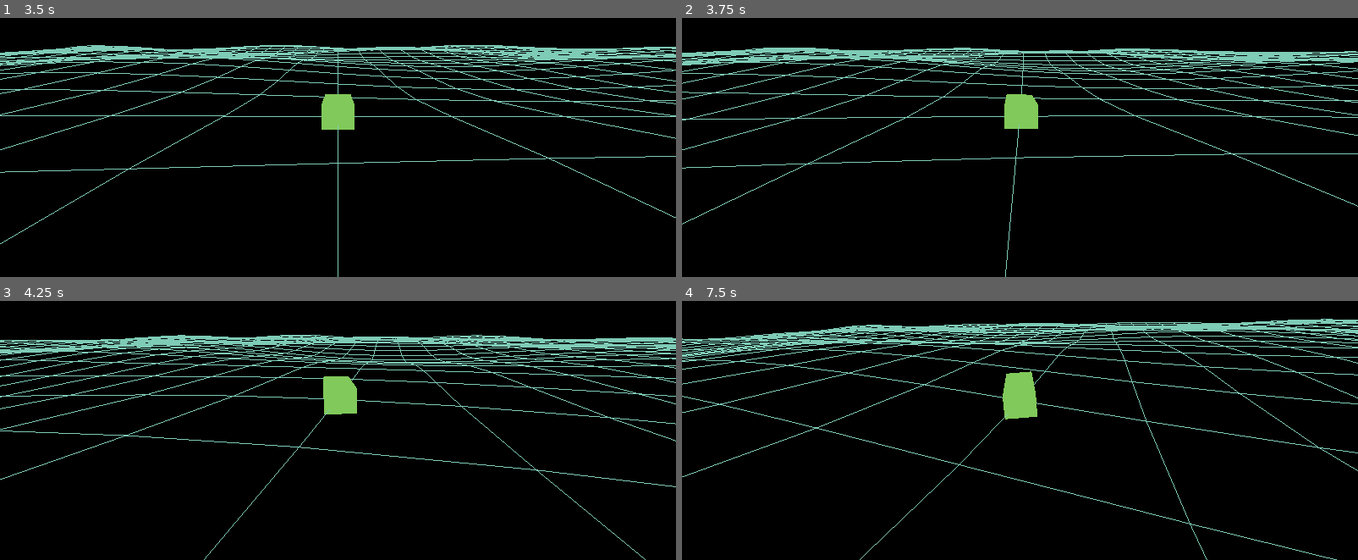
Above: before the commit, frames 1-4 (two rows, left to right).
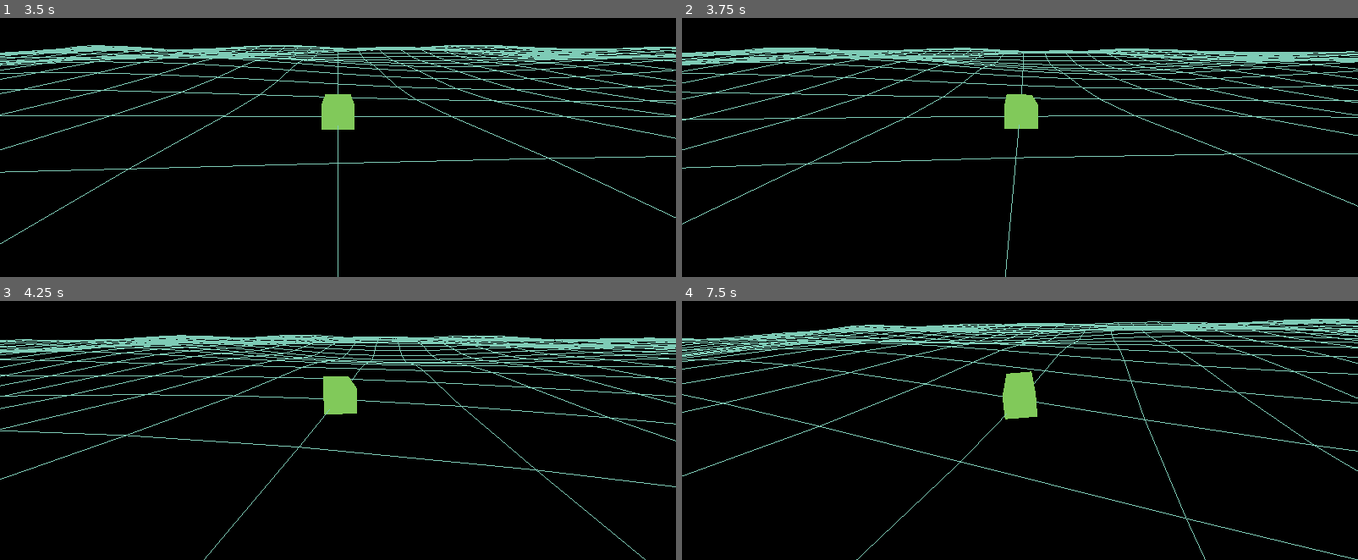
Above: after the commit, the same moments.

Repository: kieranajp/FATHOM.EXE
Game: Godot game, scene res://scenes/Main.tscn
The game is run twice, just before and just after one commit, with the same random seed, the same clock (stepped at 60 frames per second) and the same inputs.
Inputs (mouse positions are in pixels of both pictures, inside the frame that each line leads up to):
- Up to frame 1 (3.5 s): tap Enter at 0.5 s; move the mouse to (486, 67) at 0.52 s; hold W (sail_up) 0.53-1.25 s; hold Space (aim) 0.53-1.25 s; click (486, 67) at 0.67 s; drag from (202, 106) to (304, 163) at 1.27 s; move the mouse to (outside the picture) at 2.02 s; hold W (sail_up) 2.03-2.75 s; hold 2 (ammo_chain) 2.03-2.75 s; drag from (304, 163) to (135, 30) at 2.77 s
- Up to frame 2 (3.75 s): move the mouse to (1222, 144) at 3.52 s; hold S (sail_down) from 3.53 s (still down); hold A (steer_port) from 3.53 s (still down)
- Up to frame 3 (4.25 s): keep holding S (sail_down); keep holding A (steer_port)
- Up to frame 4 (7.5 s): release S (sail_down) at 4.25 s; release A (steer_port) at 4.25 s; drag from (817, 313) to (outside the picture) at 4.27 s; move the mouse to (1053, 370) at 5.02 s; hold S (sail_down) 5.03-5.75 s; hold Shift 5.03-5.75 s; click (1053, 370) at 5.17 s; drag from (outside the picture) to (884, 389) at 5.77 s; move the mouse to (1168, 350) at 6.52 s; hold W (sail_up) 6.53-7.25 s; tap Ctrl at 6.6 s; drag from (884, 389) to (986, 446) at 7.27 s

Frame 1 is identical in both runs. In frame 2, less than 0.1% of the frame differs, in the area x 0-100%, y 11-94%; in frame 3, 1.2%; in frame 4, 3.8%, in the area x 0-100%, y 6-100%.

Commit message:
tune: T02 speed easing — match JS reference (~0.04/s) so irons feels survivable
speed_ease_rate was 1.2, giving ln(6)/1.2 ≈ 1.5 s to drop from
6 → 1 kn pointing into the wind. Playtest feedback: ship slams to a
halt almost instantly when caught in irons.

JS reference is `speed += (target - speed) * 0.04 * dt` (game.js:2773)
i.e. continuous rate k=0.04. That gives ln(6)/0.04 ≈ 44.8 s instead.
No formula change — just the tunable.

Before / after measured via headless probe (target_speed=0, start 6 kn):
              t=1s    t=5s    t=10s   t=30s   t=45s
  k=1.2 :    1.81    0.02    ~0      ~0      ~0
  k=0.04:    5.77    4.91    4.02    1.81    0.99

Rewrote the @export comment to spell out the per-second-rate
convention so a future agent doesn't bump this back for "feel".

Diff:
--- a/data/tuning/sailing.tres
+++ b/data/tuning/sailing.tres
@@ -4,7 +4,7 @@
 
 [resource]
 script = ExtResource("1")
-speed_ease_rate = 1.2
+speed_ease_rate = 0.04
 rudder_input_rate = 6.0
 rudder_max = 1.0
 rudder_center_rate = 6.0
--- a/scripts/resources/sailing_tuning.gd
+++ b/scripts/resources/sailing_tuning.gd
@@ -7,10 +7,18 @@
 # update the curve function AND the regression tests as a coordinated change.
 class_name SailingTuning extends Tuning
 
-# Speed easing toward target_speed (per-second factor). JS uses 0.04 * dt with
-# dt in seconds — frame-rate dependent in JS. Here we use exp() easing for
-# frame-rate independence; the multiplier picks the time-to-reach. ~4 s to 95%.
-@export var speed_ease_rate: float = 1.2
+# Speed easing toward target_speed.
+#
+# CONVENTION: per-second rate, used via `1 - exp(-rate * dt)` in player_ship.gd.
+# rate=k means the gap to target closes at fraction `k` per second in the
+# continuous limit; time-to-X-of-gap-remaining = ln(1/X)/k. E.g. with k=0.04,
+# 6 → 1 kn (target 0) takes ln(6)/0.04 ≈ 44.8 s.
+#
+# JS reference: `speed += (target - speed) * 0.04 * dt` (game.js:2773) — Euler
+# integration of dv/dt = 0.04 * (target - speed), i.e. continuous rate k=0.04.
+# DO NOT bump this to make ships "snappier" — see in-irons playtest feedback;
+# JS feel is deliberately slow so being caught head-to-wind isn't instant death.
+@export var speed_ease_rate: float = 0.04
 
 # Rudder dynamics. JS: rudder ± 0.18 per "key tick", * 0.6 self-center per tick.
 # We use per-second rates so behaviour is dt-independent.
